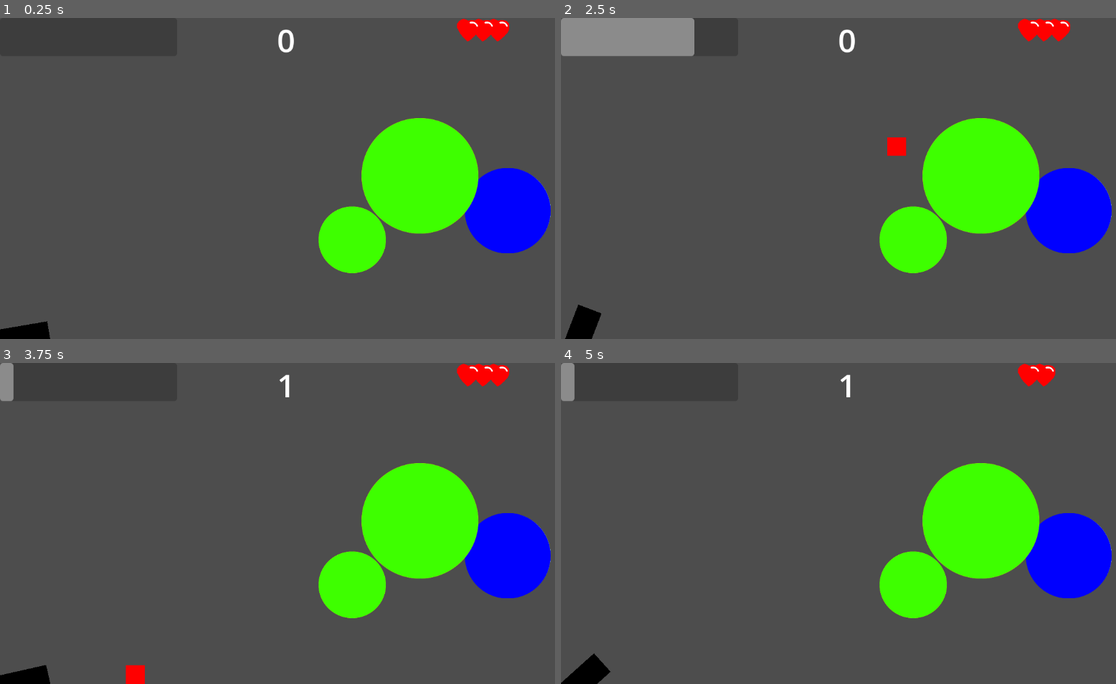
Above: before the commit, frames 1-4 (two rows, left to right).
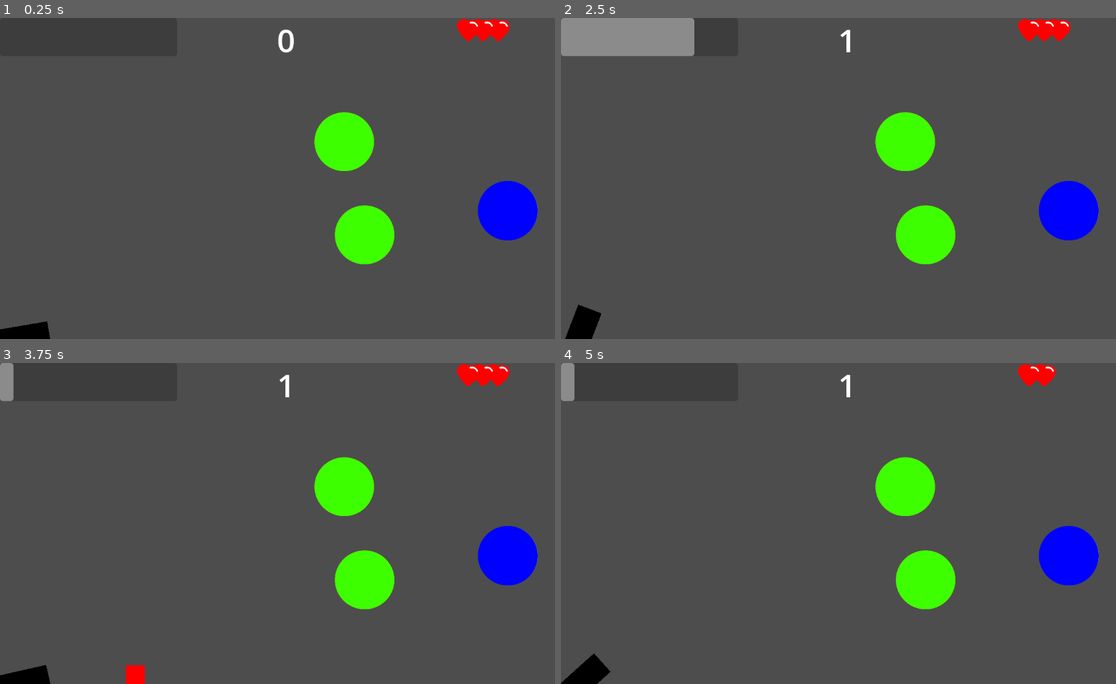
Above: after the commit, the same moments.

Repository: proJJ999/Ballon-Shooter
Game: Godot game, scene res://main.tscn
Two runs of this game, one before a commit and one after it. Both use one fixed random seed, a clock stepped at 60 frames per second and the inputs below.
Inputs:
- Up to frame 1 (0.25 s): no input
- Up to frame 2 (2.5 s): hold Space (shoot) 0.53-1.28 s; tap Space (shoot) at 1.35 s; hold Space (shoot) from 2.03 s (still down)
- Up to frame 3 (3.75 s): release Space (shoot) at 2.78 s; tap Space (shoot) at 2.85 s; hold Space (shoot) from 3.53 s (still down)
- Up to frame 4 (5 s): tap Enter at 4.25 s; release Space (shoot) at 4.28 s; tap Space (shoot) at 4.35 s

The runs differ from the first frame. In frame 1, 10% of the frame differs, in the area x 56-100%, y 29-80%; in frame 2, 10%, in the area x 50-100%, y 3-80%; in frame 3, 10%; in frame 4, 10%.

Commit message:
Fixed a bug where ballons were able to overlap

Diff:
--- a/ballon.gd
+++ b/ballon.gd
@@ -1,14 +1,26 @@
 extends RigidBody2D
 
+var sizes = [0.4, 0.6, 0.8]
+var size_level = 3
 
 # Called when the node enters the scene tree for the first time.
 func _ready():
 	var types = $AnimatedSprite2D.sprite_frames.get_animation_names()
 	$AnimatedSprite2D.play(types[randi()%3])
 
-func change_scale(percentage):
+func change_size_level(size):
+	var percentage = sizes[size - 1]
 	$CollisionShape2D.scale = Vector2(percentage, percentage)
 	$AnimatedSprite2D.scale = Vector2(percentage, percentage)
+	self.size_level = size
 
-func _get_scale():
-	return $CollisionObject2D.scale.x
+func get_size_level():
+	return size_level
+
+func get_radiant():
+	var animation = $AnimatedSprite2D
+	var animation_name = animation.animation
+	var frame = animation.frame
+	var texture = animation.sprite_frames.get_frame_texture(animation_name, frame)
+	var max_radiant = texture.get_size().x
+	return max_radiant * sizes[size_level - 1] / 2
--- a/main.gd
+++ b/main.gd
@@ -27,12 +27,29 @@
 	$Hud.show_game_over(false)
 
 func spawn_ballons(ballon_number):
-	for n in range(ballon_number):
+	var ballons = []
+	for i in range(ballon_number):
 		var ballon = ballon_scene.instantiate()
-		ballon.position.x = randi_range(MIN_BALLON_X_POS, MAX_BALLON_X_POS)
-		ballon.position.y = randi_range(MIN_BALLON_Y_POS, MAX_BALLON_Y_POS)
-		ballon.change_scale(randf_range(0.4, 0.8))
+		var position_invalid = true
+		while(position_invalid):
+			ballon.position.x = randi_range(MIN_BALLON_X_POS, MAX_BALLON_X_POS)
+			ballon.position.y = randi_range(MIN_BALLON_Y_POS, MAX_BALLON_Y_POS)
+			ballon.change_size_level(randi_range(1, 3))
+			position_invalid = is_overlapping(ballon, ballons)
+		ballons.append(ballon)
 		add_child(ballon)
+
+func is_overlapping(new_ballon, ballons):
+	for i in range(ballons.size()):
+		var ballon = ballons[i]
+		if ballon == null:
+			return false
+		var new_radiant = new_ballon.get_radiant()
+		var ballon_radiant = ballon.get_radiant()
+		var position_diff = new_ballon.position.distance_to(ballon.position)
+		if (position_diff <= new_radiant + ballon_radiant):
+			return true
+	return false
 
 func _process(delta):
 	if not shootable:
